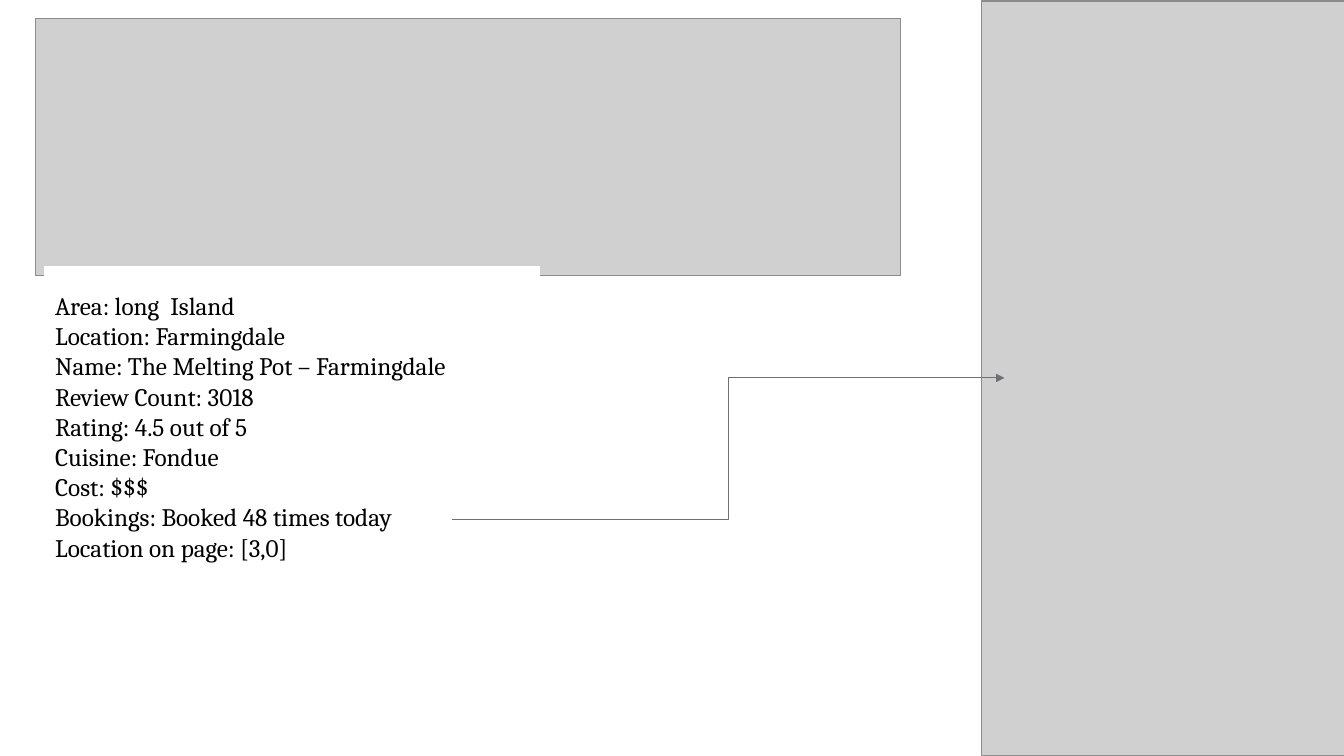
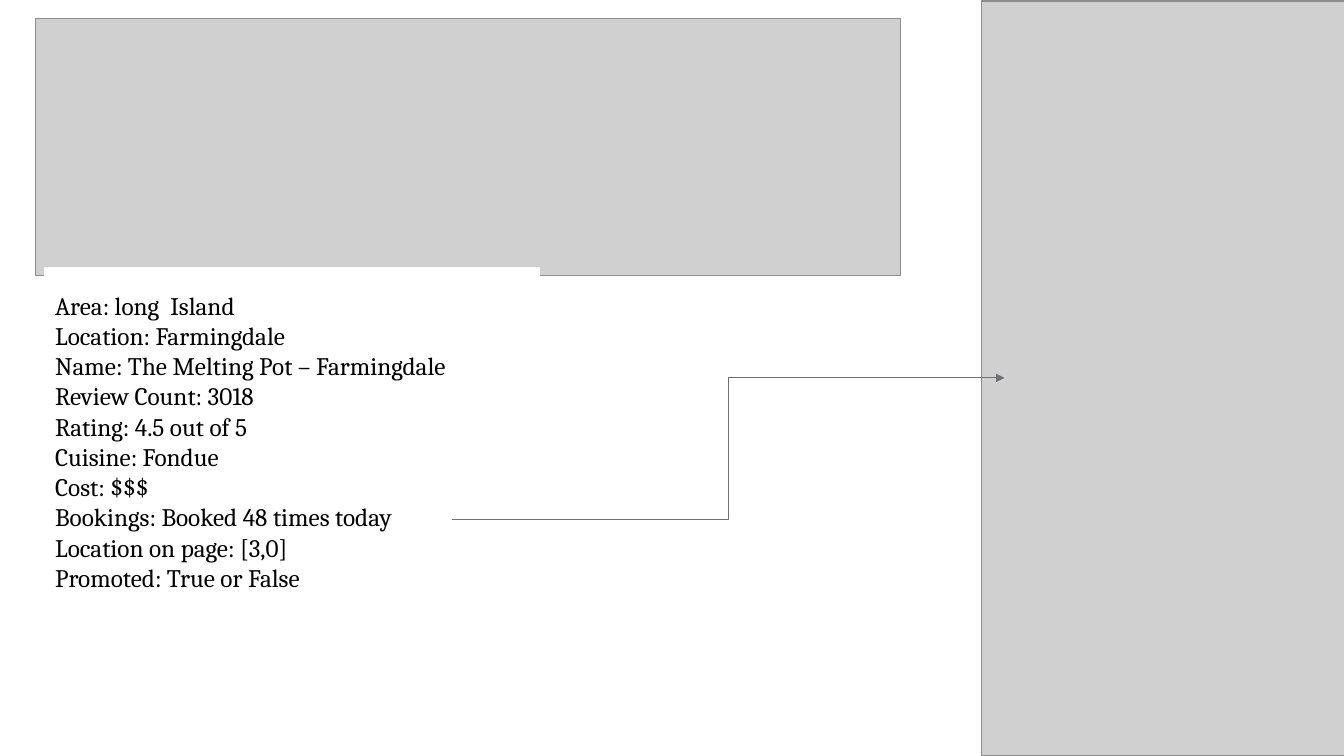
Before and after one commit to MichaelEmmert/OpenTable, a slide deck: slide 2 of opentable.pptm. Drawn at 1344x756 pixels with LibreOffice and Linux fonts; fonts in the diff are those of the drawing; grey boxes stand for pictures. Boxes give left, top, right and bottom in pixels: in the first picture for what was removed or moved away, otherwise in the second. Text is boxed around its words. In the diff, an @@ line names an element or a change of style, - is before the commit and + after.

```diff
--- a/opentable.pptm
+++ b/opentable.pptm
@@ rectangle "Area: long Island": place and size @@
-rectangle "Area: long Island" at <box>45,267,539,586</box>
+rectangle "Area: long Island" at <box>45,267,539,615</box>
@@ text in rectangle at <box>55,569,300,588</box>: paragraph added @@
+Promoted: True or False
```
Also in this commit, not shown: 2 other slides changed.
